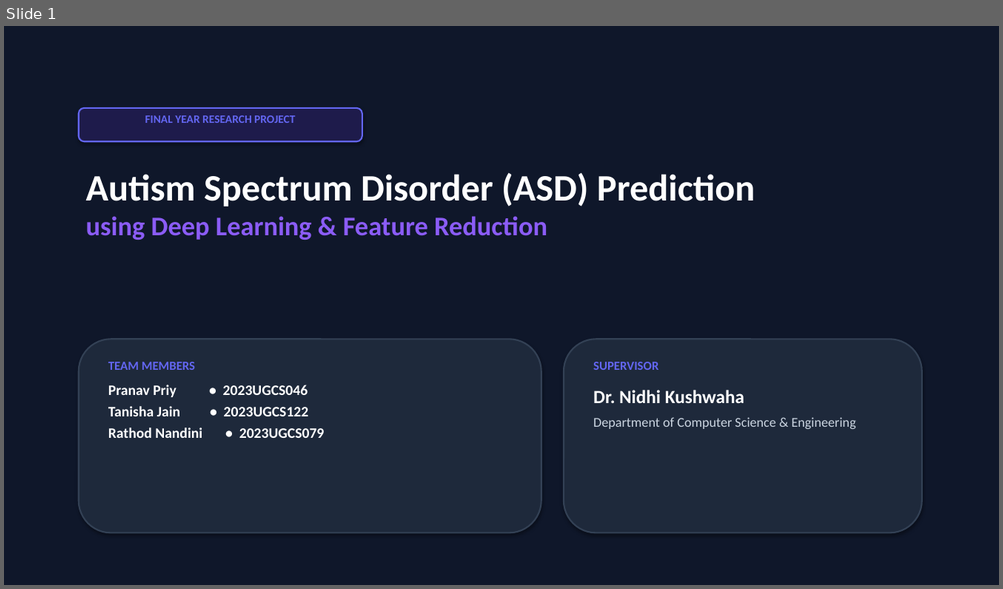
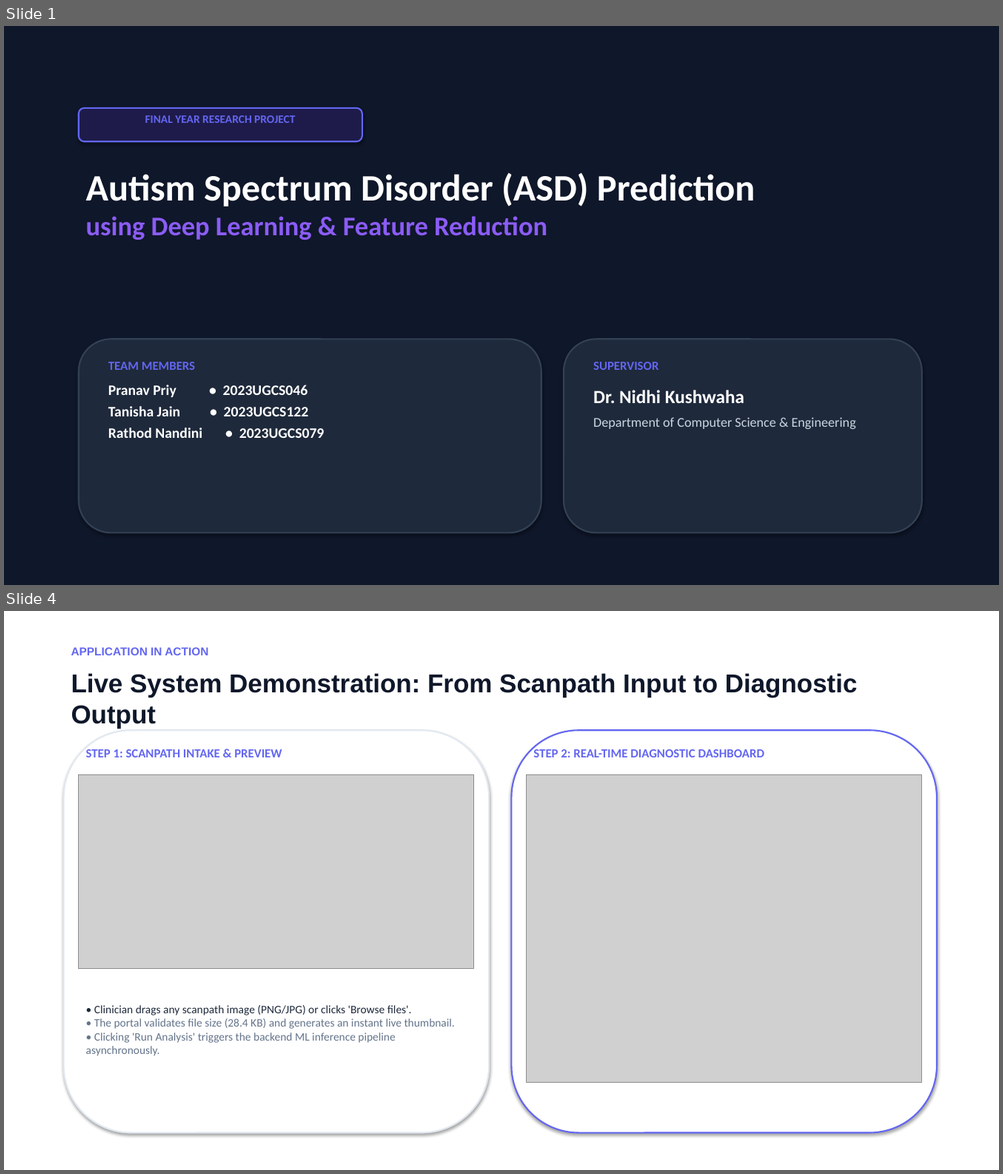
Before and after one commit to nandini-rathod/asd-eye-tracking, a slide deck: ASD_EyeTracking_Presentation.pptx. Shown one above the other, each under a label of ours: slide 1 before the commit, slides 1 and 4 after it; the slides between them are not shown. The pictures are 1003x589 and 1003x1174 pixels, drawn with LibreOffice and Linux fonts; fonts in the diff are those of the drawing; grey boxes stand for pictures. Boxes give left, top, right and bottom in pixels: in the first picture for what was removed or moved away, otherwise in the second. Text is boxed around its words. In the diff, an @@ line names an element or a change of style, - is before the commit and + after.

Commit message:
Replace CNN/PCA slide with live frontend input-output demonstration using photos

```diff
--- a/ASD_EyeTracking_Presentation.pptx
+++ b/ASD_EyeTracking_Presentation.pptx
@@ slide 4 added at <box>4,611,999,1170</box>, background #FFFFFF @@
@@ text added at <box>71,647,208,655</box>, 11 pt, text #6366F1, bold @@
+APPLICATION IN ACTION
@@ text added at <box>71,673,857,729</box>, 25 pt, text #0F172A, bold @@
+Live System Demonstration: From Scanpath Input to Diagnostic Output
@@ rounded rectangle added at <box>64,730,489,1133</box>, fill #FFFFFF, outline #E2E8F0 1.5 pt @@
@@ rounded rectangle added at <box>512,730,936,1133</box>, fill #FFFFFF, outline #6366F1 1.5 pt @@
@@ text added at <box>86,749,282,758</box>, 12 pt, text #6366F1, bold @@
+STEP 1: SCANPATH INTAKE & PREVIEW
@@ text added at <box>533,747,765,758</box>, 12 pt, text #6366F1, bold @@
+STEP 2: REAL-TIME DIAGNOSTIC DASHBOARD
@@ picture added at <box>79,775,474,968</box> @@
@@ picture added at <box>526,775,922,1082</box> @@
@@ text added at <box>86,1005,455,1056</box>, 11 pt, text #64748B @@
+• Clinician drags any scanpath image (PNG/JPG) or clicks 'Browse files'.
+• The portal validates file size (28.4 KB) and generates an instant live thumbnail.
+• Clicking 'Run Analysis' triggers the backend ML inference pipeline asynchronously.
```
Also in this commit, not shown: 8 slides changed, 1 slide removed, 4 other files.
